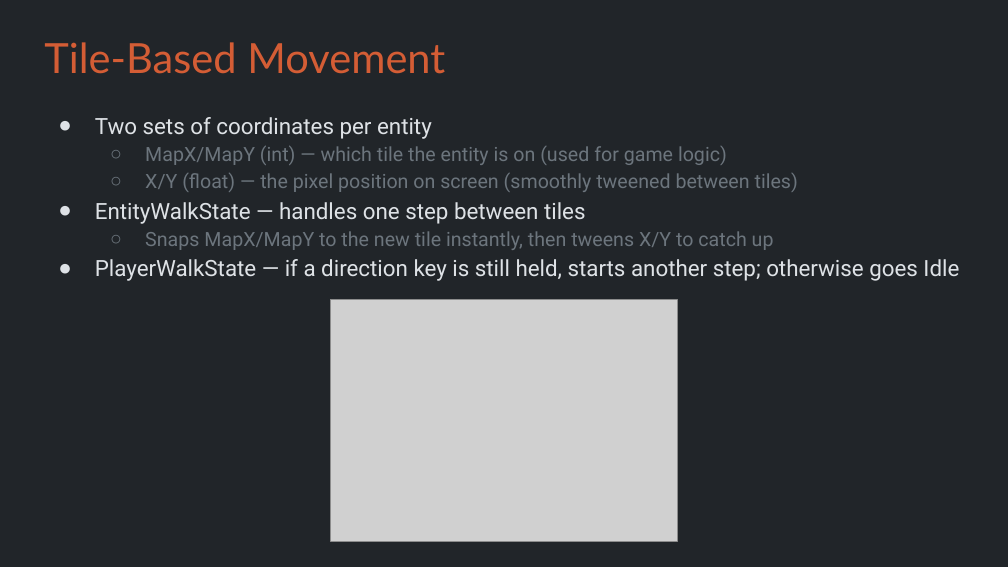
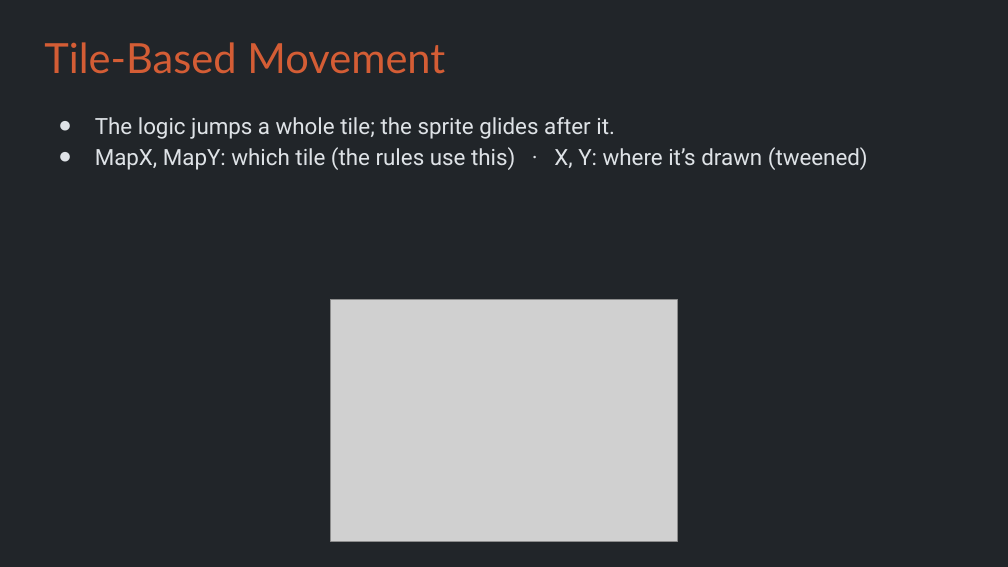
Before and after one commit to Metamate/gar, a slide deck: slide 15 of slides/10 Pokemon.pptx (slide 14 before the commit). Drawn at 1008x567 pixels with LibreOffice and Linux fonts; fonts in the diff are those of the drawing; grey boxes stand for pictures. Boxes give left, top, right and bottom in pixels: in the first picture for what was removed or moved away, otherwise in the second. Text is boxed around its words. In the diff, an @@ line names an element or a change of style, - is before the commit and + after.

```diff
--- a/slides/10 Pokemon.pptx
+++ b/slides/10 Pokemon.pptx
@@ text at (95, 117, 868, 170): text changed; size 14 to 16 pt; text colour #6C757D to #DEE2E6 @@
-● Two sets of coordinates per entity
-  ○ MapX/MapY (int) — which tile the entity is on (used for game logic)
-  ○ X/Y (float) — the pixel position on screen (smoothly tweened between tiles)
-● EntityWalkState — handles one step between tiles
-  ○ Snaps MapX/MapY to the new tile instantly, then tweens X/Y to catch up
-● PlayerWalkState — if a direction key is still held, starts another step; otherwise goes Idle
+● The logic jumps a whole tile; the sprite glides after it.
+● MapX, MapY: which tile (the rules use this) · X, Y: where it’s drawn (tweened)
```
Also in this commit, not shown: 6 other slides changed, 8 slides added, 6 slides removed, 1 other file.
